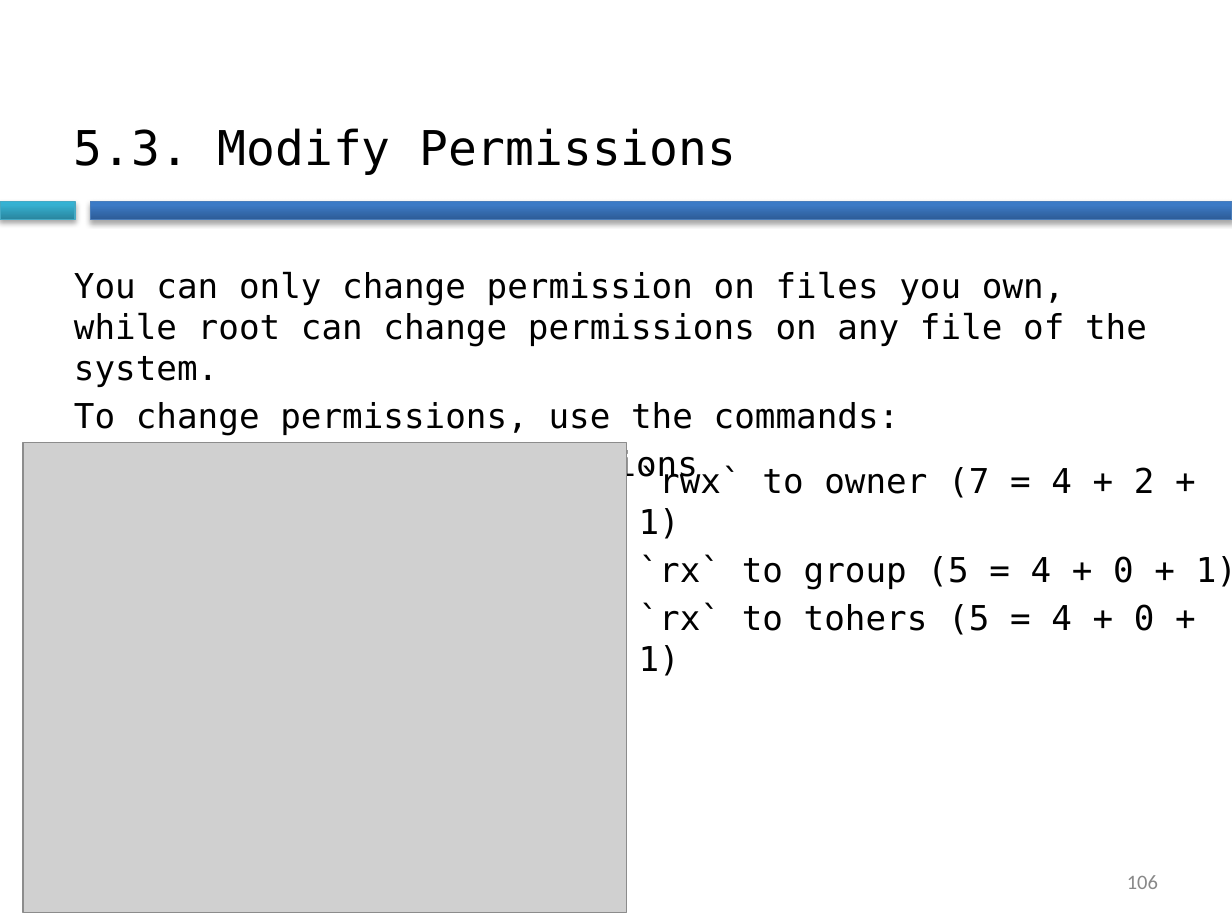
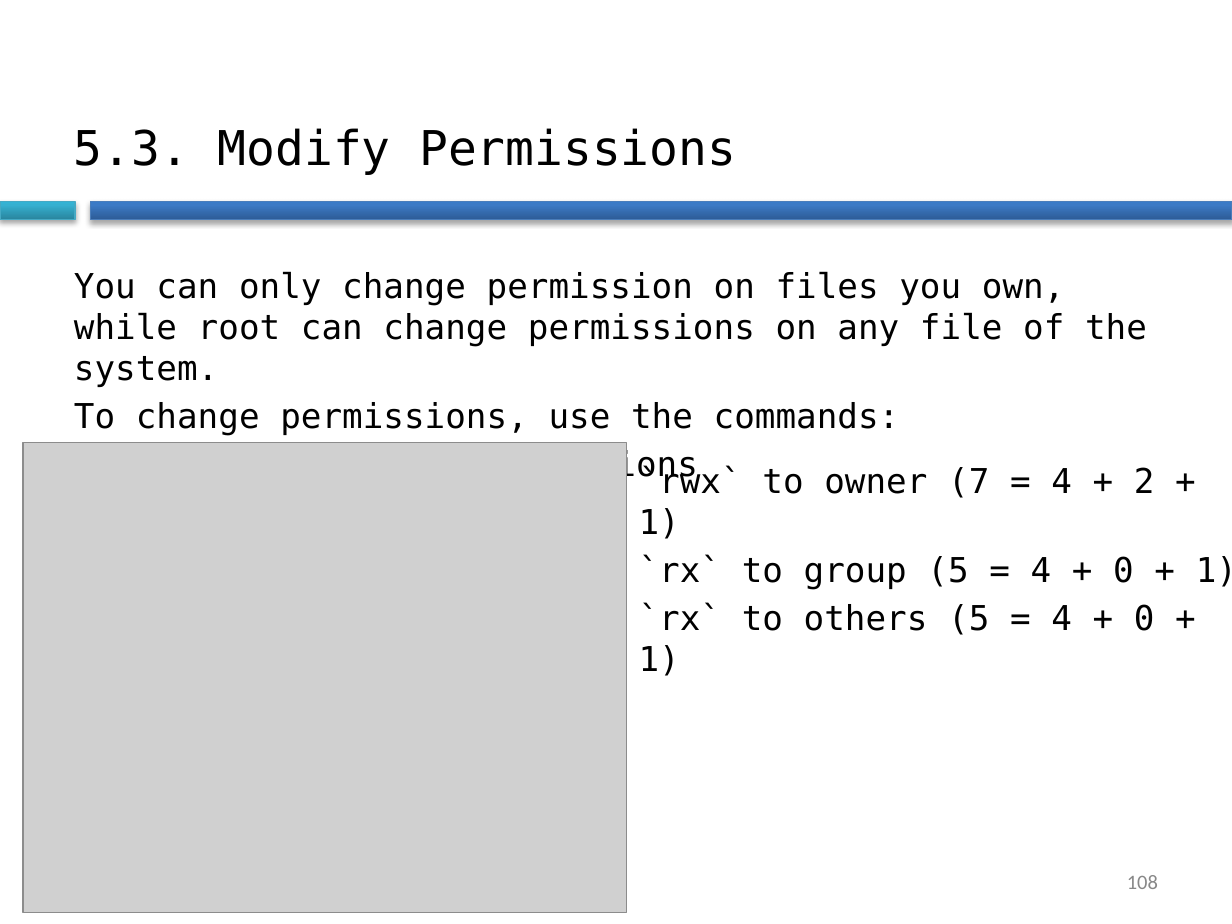
Before and after one commit to Daniel-VM/introduction_to_hpc, a slide deck: slide 108 of slides/linux_intro.pptx (slide 106 before the commit). Drawn at 1232x924 pixels with LibreOffice and Linux fonts; fonts in the diff are those of the drawing; grey boxes stand for pictures; background and template pictures are left out. Boxes give left, top, right and bottom in pixels: in the first picture for what was removed or moved away, otherwise in the second. Text is boxed around its words. In the diff, an @@ line names an element or a change of style, - is before the commit and + after.

Commit message:
fixed some slides

```diff
--- a/slides/linux_intro.pptx
+++ b/slides/linux_intro.pptx
@@ text at [639, 602, 1155, 676]: text changed @@
-`rx` to tohers (5 = 4 + 0 + 1)
+`rx` to others (5 = 4 + 0 + 1)
@@ page number at [1127, 875, 1158, 889]: text changed @@
-106
+108
```
Also in this commit, not shown: 4 other slides changed, 2 slides added, 1 other file.
